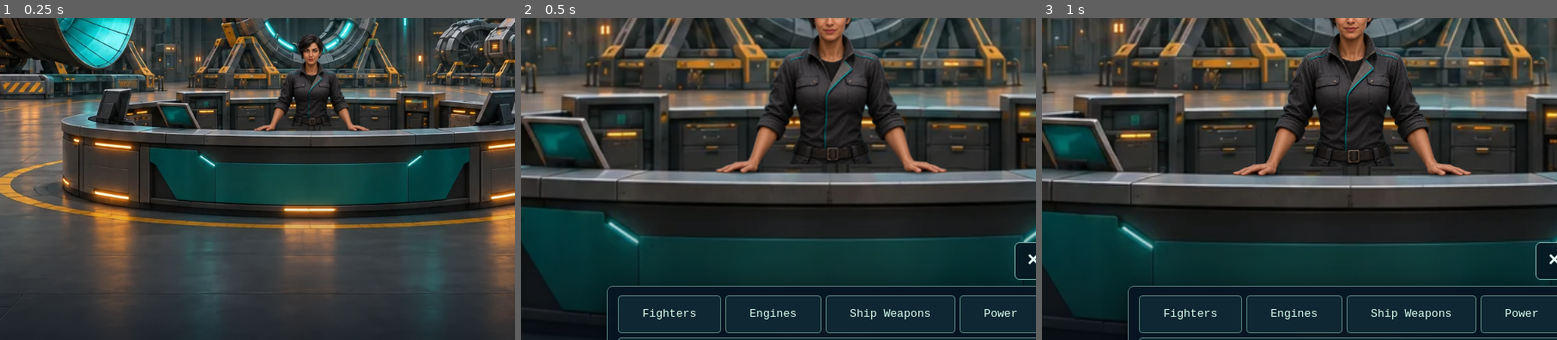
Above: before the commit, frames 1-3 (left to right).
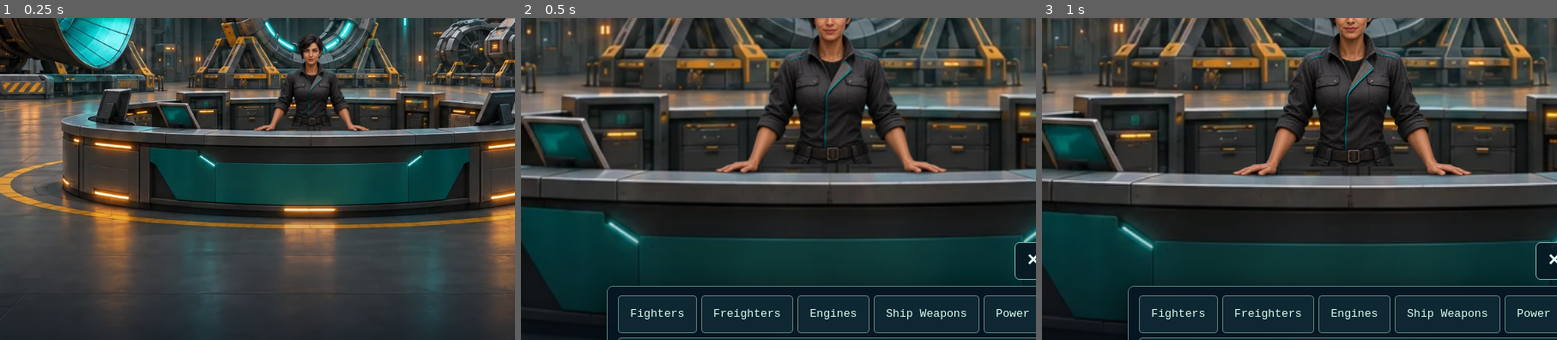
Above: after the commit, the same moments.

Repository: gambizt3-dev/rift-runner
Game: browser game, page carrier-shop.html
Same seed, same stepped clock (60 frames per second), same inputs: the game is played once before the commit and once after it.
Inputs (mouse positions are % of the whole screen's width and height, from its top left):
- Up to frame 1 (0.25 s): no input
- Up to frame 2 (0.5 s): click (50, 50) at 0.27 s
- Up to frame 3 (1 s): no input
The pictures show only the part of the screen within x 20-70%, y 41-91%; the shares and areas given below are measured in that part.

Frame 1 is identical in both runs. In frame 2, 1.2% of the frame differs, in the area x 21-99%, y 86-98%; in frame 3, 1.2%.

Commit message:
Preview the two-seat Civilian Freighter in the Carrier Shop

Diff:
--- a/carrier-shop-talk.js
+++ b/carrier-shop-talk.js
@@ -65,7 +65,7 @@
  }
  document.addEventListener?.('visibilitychange',()=>{if(document.hidden)stopVoice();});
  window.addEventListener?.('pagehide',stopVoice);
- const catalogs={fighters:document.getElementById('shop-catalog-fighters'),engines:document.getElementById('shop-ca …(181 unchanged characters)…
+ const catalogs={fighters:document.getElementById('shop-catalog-fighters'),freighters:document.getElementById('shop-catalog-freighters'),engines:document.getElementById('shop-ca …(181 unchanged characters)…
  const status=document.getElementById('shop-sale-status'),fitNext=document.getElementById('shop-fit-next');
  const buttons=Array.from(topics.querySelectorAll('button[data-topic]'));
  function selectTopic(topic){
--- a/carrier-shop.css
+++ b/carrier-shop.css
@@ -166,3 +166,7 @@
 .shop-test-fly:hover{background:#274763}
 .shop-test-fly:focus-visible{outline:2px solid #c7ffe9;outline-offset:2px}
 .shop-test-note{margin:0 0 7px;color:#c3d9d5;font-size:.72rem}
+
+/* Preserve the full cinematic frame; with no sale controls this is one compact card. */
+#shop-catalog-freighters .shop-freighter-preview{grid-template-columns:minmax(0,1fr);padding:6px}
+#shop-catalog-freighters .shop-freighter-preview img{height:auto;aspect-ratio:3/1;object-fit:contain;border-radius:3px;background:#101a23}
--- a/carrier-shop.html
+++ b/carrier-shop.html
@@ -12,9 +12,9 @@
 <link rel="apple-touch-icon" href="./rift-180.png">
 <link rel="manifest" href="./manifest.webmanifest">
 <script src="./vessel-exterior.js?v=214" defer></script>
-<link rel="stylesheet" href="./carrier-shop.css?v=242">
+<link rel="stylesheet" href="./carrier-shop.css?v=243">
 <script src="./pilot-credits.js?v=250" defer></script>
-<script src="./carrier-shop-talk.js?v=251" defer></script>
+<script src="./carrier-shop-talk.js?v=252" defer></script>
 <script src="./carrier-shop-ambient.js?v=2" defer></script>
 </head>
 <body>
@@ -48,6 +48,7 @@
   <button type="button" class="shop-camera-back" id="shop-camera-back" aria-label="End conversation and zoom out"><span aria-hidden="true">×</span></button>
     <div id="shop-talk-topics" class="shop-talk-topics" role="group" aria-label="Ask Mara about">
      <button type="button" data-topic="fighters" aria-pressed="false" aria-controls="shop-catalog-fighters">Fighters</button>
+     <button type="button" data-topic="freighters" aria-pressed="false" aria-controls="shop-catalog-freighters">Freighters</button>
      <button type="button" data-topic="engines" aria-pressed="false" aria-controls="shop-catalog-engines">Engines</button>
      <button type="button" data-topic="weapons" aria-pressed="false" aria-controls="shop-catalog-weapons">Ship Weapons</button>
      <button type="button" data-topic="power" aria-pressed="false" aria-controls="shop-catalog-power">Power</button>
@@ -59,6 +60,15 @@
      <ul class="shop-catalog-list">
       <li class="shop-catalog-card" data-catalog-id="stocky-light-fighter"><img src="./stocky-light-fighter.webp" width …(714 unchanged characters)…
       <li class="shop-catalog-card" data-catalog-id="bastion-9"><img src="./bastion-9-fighter.webp" width="419" height= …(669 unchanged characters)…
+     </ul>
+    </section>
+    <section class="shop-catalog" id="shop-catalog-freighters" aria-labelledby="shop-catalog-freighters-title" tabindex="0" hidden>
+     <h3 id="shop-catalog-freighters-title">Freighter showcase</h3>
+     <ul class="shop-catalog-list">
+      <li class="shop-catalog-card shop-freighter-preview">
+       <img src="./civilian-freighter-shop-banner.webp" width="1260" height="420" alt="The Civilian Freighter in an angled view, with its cargo hull, bridge and engines visible." loading="lazy" decoding="async">
+       <div><strong>Civilian Freighter</strong><span>Cargo transport · 2 seats (pilot and copilot) · Preview only, not for sale.</span></div>
+      </li>
      </ul>
     </section>
     <section class="shop-catalog" id="shop-catalog-engines" aria-labelledby="shop-catalog-engines-title" tabindex="0" hidden>
--- a/tests/carrier-shop.test.cjs
+++ b/tests/carrier-shop.test.cjs
@@ -30,7 +30,7 @@
  assert.match(shop,/<section class="shop-manifest" id="shop-conversation"[^>]*hidden>/);
  assert.match(shop,/class="shop-sr-only">Welcome aboard/);
  assert.doesNotMatch(shop,/<details|<summary|shop-talk-reply/);
- assert.deepEqual(shop.match(/<script[^>]*>/g),['<script src="./vessel-exterior.js?v=214" defer>','<script src="./pilot-credits.js?v=250" defer>','<script src="./carrier-shop-talk.js?v=251" defer>','<script src="./carrier-shop-ambient.js?v=2" defer>']);
+ assert.deepEqual(shop.match(/<script[^>]*>/g),['<script src="./vessel-exterior.js?v=214" defer>','<script src="./pilot-credits.js?v=250" defer>','<script src="./carrier-shop-talk.js?v=252" defer>','<script src="./carrier-shop-ambient.js?v=2" defer>']);
  assert.match(shop,/<audio id="shop-mara-voice" src="\.\/mara-shop-greeting\.mp3" preload="none"><\/audio>/);
  assert.doesNotMatch(shop,/<form\b|<canvas\b|arena-background|carrier-engine-loop/);
  assert.match(css,/env\(safe-area-inset-left/);assert.match(css,/env\(safe-area-inset-right/);
@@ -105,7 +105,7 @@
 test('trusted tap controls zoom and audio, categories stay functional, Escape and the return button clean up',async()=>{
  const s=shopFixture(),{trigger,back,conversation,scene,emit,buttons,catalogs,audio,voice,document,window}=s;
  const script=read('carrier-shop-talk.js'),css=read('carrier-shop.css');
- assert.deepEqual([...read('carrier-shop.html').matchAll(/<button type="button" data-topic="([^"]+)"/g)].map(r=>r[1]),['fighters','engines','weapons','power','shields']);
+ assert.deepEqual([...read('carrier-shop.html').matchAll(/<button type="button" data-topic="([^"]+)"/g)].map(r=>r[1]),['fighters','freighters','engines','weapons','power','shields']);
  assert.match(css,/\.shop-talk-topics button\{\s*[^}]*min-block-size:44px/);
  assert.match(css,/\.shop-talk-topics button:focus-visible\{\s*outline:/);
  assert.doesNotMatch(script,/fetch\s*\(|XMLHttpRequest|localStorage|awardVictory/);
@@ -281,7 +281,7 @@
 
 test('fighter buy cards show a large uncropped single ship above the price and leave module thumbnails compact',()=>{
  const shop=read('carrier-shop.html'),css=read('carrier-shop.css');
- assert.match(shop,/carrier-shop\.css\?v=242/);
+ assert.match(shop,/carrier-shop\.css\?v=243/);
  const fighters=shop.match(/<section class="shop-catalog" id="shop-catalog-fighters"[\s\S]*?<\/section>/)?.[0];
  assert.ok(fighters);
  for(const [id,asset,price] of [['stocky-light-fighter','stocky-light-fighter.webp',325],['bastion-9','bastion-9-fighter.webp',475]]){
@@ -370,3 +370,26 @@
  assert.equal(buy.disabled,true);assert.equal(buy.textContent,'Owned · 4 / 4');
  buy.click();assert.equal(fixture.window.RiftCredits.getBalance(),340);
 });
+
+test('Mara offers a read-only Civilian Freighter showcase without adding a price or test flight',()=>{
+ const html=read('carrier-shop.html'),css=read('carrier-shop.css');
+ const pane=html.match(/<section class="shop-catalog" id="shop-catalog-freighters"[\s\S]*?<\/section>/)?.[0];
+ assert.ok(pane);
+ assert.match(pane,/Civilian Freighter[\s\S]*2 seats[\s\S]*Preview only, not for sale/);
+ assert.doesNotMatch(pane,/data-shop-buy|data-price|data-shop-test|launch=/);
+ assert.match(pane,/src="\.\/civilian-freighter-shop-banner\.webp" width="1260" height="420"/);
+ assert.match(css,/#shop-catalog-freighters \.shop-freighter-preview img\{[^}]*aspect-ratio:3\/1[^}]*object-fit:contain/);
+ const art=fs.readFileSync(path.resolve(__dirname,'../dist/civilian-freighter-shop-banner.webp'));
+ assert.equal(art.toString('ascii',8,12),'WEBP');assert.ok(art.length<115000);
+ const panel={hidden:true,scrollTop:9},fixture=shopFixture({extra:{'shop-catalog-freighters':panel}});
+ const freighters={dataset:{topic:'freighters'},events:{},setAttribute(key,value){this[key]=value;},
+  addEventListener(name,fn){this.events[name]=[fn];}};
+ fixture.buttons.push(freighters);
+ vm.runInNewContext(read('carrier-shop-talk.js'),fixture.context);
+ fixture.emit(fixture.trigger,'click',{isTrusted:true});
+ fixture.emit(freighters,'click');
+ assert.equal(panel.hidden,false);assert.equal(panel.scrollTop,0);
+ assert.equal(freighters['aria-pressed'],'true');
+ fixture.emit(fixture.back,'click');
+ assert.equal(panel.hidden,true);
+});
Binary file added: civilian-freighter-shop-banner.webp
